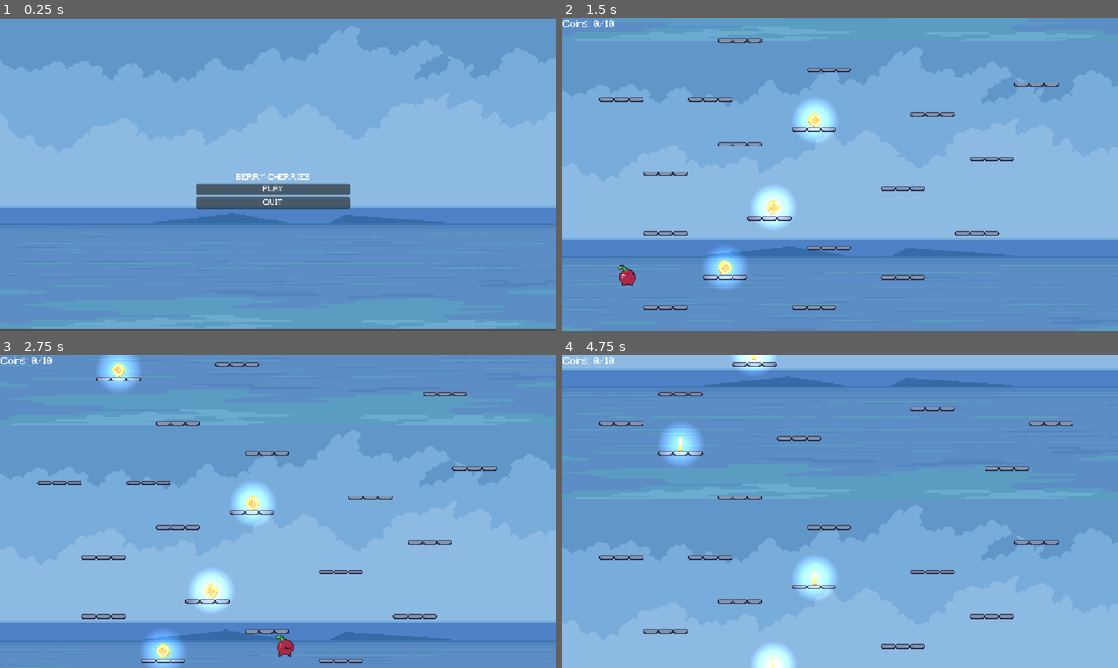
Above: before the commit, frames 1-4 (two rows, left to right).
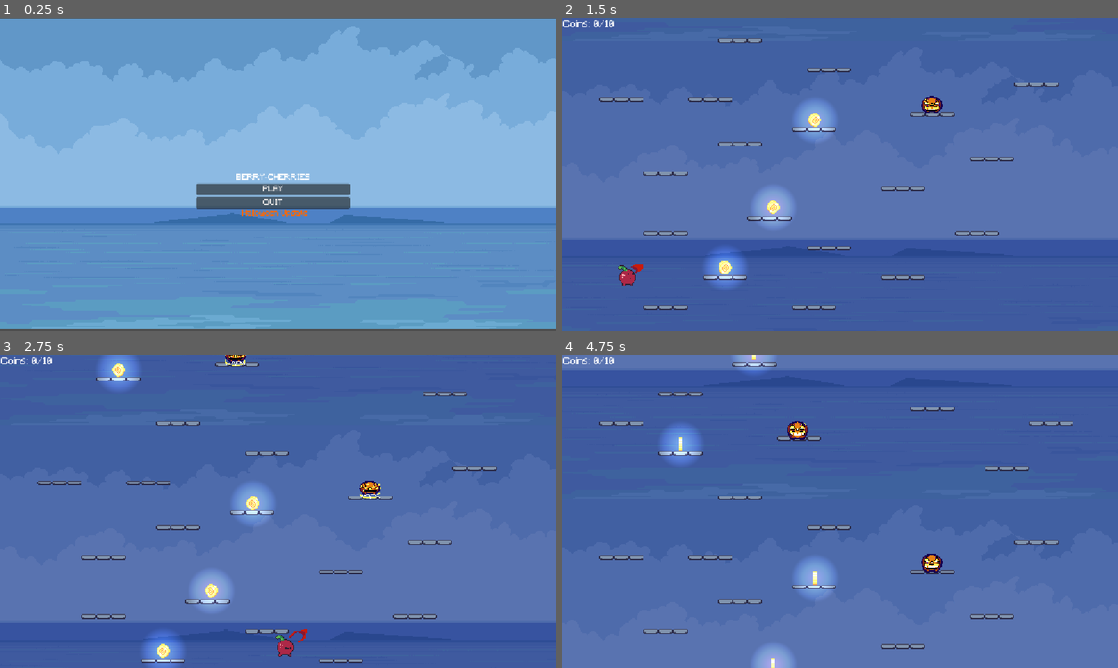
Above: after the commit, the same moments.

Repository: AhmedAlaa999/Collect-Cherries
Game: Godot game, scene res://main_menu.tscn
Same seed, same stepped clock (60 frames per second), same inputs: the game is played once before the commit and once after it. Sound files missing from this copy of the repository are replaced by a short silence.
Inputs (mouse positions are in pixels of both pictures, inside the frame that each line leads up to):
- Up to frame 1 (0.25 s): no input
- Up to frame 2 (1.5 s): click "PLAY" at 0.5 s; tap Enter (ui_accept) at 1.25 s; move the mouse to (962, 158) at 1.27 s; hold Right (ui_right) from 1.28 s (still down); tap Alt at 1.35 s; click (962, 158) at 1.42 s
- Up to frame 3 (2.75 s): keep holding Right (ui_right); tap Enter (ui_accept) at 1.52, 2.27 s; move the mouse to (166, 527) at 2.02 s; tap Shift at 2.1 s
- Up to frame 4 (4.75 s): move the mouse to (895, 442) at 2.77 s; release Right (ui_right) at 2.78 s; hold Left (ui_left) 2.78-3.53 s; tap Alt at 2.85, 4.35 s; move the mouse to (812, 574) at 3.52 s; hold Right (ui_right) from 3.53 s (still down); tap Shift at 3.6 s; click (812, 574) at 3.67 s; tap Enter (ui_accept) at 3.77, 4.52 s; move the mouse to (1006, 558) at 4.27 s

The runs differ from the first frame. In frame 1, 0.2% of the frame differs, in the area x 43-56%, y 61-64%; in frame 2, 97%; in frame 3, 97%; in frame 4, 98%, in the area x 0-100%, y 0-100%.

Commit message:
Halloween Update

Diff:
--- /dev/null
+++ b/Blood.tscn
@@ -0,0 +1,67 @@
+[gd_scene format=3 uid="uid://uxm6h0nhjl8t"]
+
+[ext_resource type="Texture2D" uid="uid://d2ajcpygckx8t" path="res://Halloween Special Effects/Halloween VFX 4.png" id="1_1a1fb"]
+
+[sub_resource type="AtlasTexture" id="AtlasTexture_e02v1"]
+atlas = ExtResource("1_1a1fb")
+region = Rect2(0, 0, 32, 32)
+
+[sub_resource type="AtlasTexture" id="AtlasTexture_rnrp1"]
+atlas = ExtResource("1_1a1fb")
+region = Rect2(32, 0, 32, 32)
+
+[sub_resource type="AtlasTexture" id="AtlasTexture_k0m7v"]
+atlas = ExtResource("1_1a1fb")
+region = Rect2(64, 0, 32, 32)
+
+[sub_resource type="AtlasTexture" id="AtlasTexture_rypj8"]
+atlas = ExtResource("1_1a1fb")
+region = Rect2(96, 0, 32, 32)
+
+[sub_resource type="AtlasTexture" id="AtlasTexture_rjfap"]
+atlas = ExtResource("1_1a1fb")
+region = Rect2(128, 0, 32, 32)
+
+[sub_resource type="AtlasTexture" id="AtlasTexture_rthfu"]
+atlas = ExtResource("1_1a1fb")
+region = Rect2(160, 0, 32, 32)
+
+[sub_resource type="AtlasTexture" id="AtlasTexture_n2lqn"]
+atlas = ExtResource("1_1a1fb")
+region = Rect2(192, 0, 32, 32)
+
+[sub_resource type="SpriteFrames" id="SpriteFrames_dv7cx"]
+animations = [{
+"frames": [{
+"duration": 1.0,
+"texture": SubResource("AtlasTexture_e02v1")
+}, {
+"duration": 1.0,
+"texture": SubResource("AtlasTexture_rnrp1")
+}, {
+"duration": 1.0,
+"texture": SubResource("AtlasTexture_k0m7v")
+}, {
+"duration": 1.0,
+"texture": SubResource("AtlasTexture_rypj8")
+}, {
+"duration": 1.0,
+"texture": SubResource("AtlasTexture_rjfap")
+}, {
+"duration": 1.0,
+"texture": SubResource("AtlasTexture_rthfu")
+}, {
+"duration": 1.0,
+"texture": SubResource("AtlasTexture_n2lqn")
+}],
+"loop": 1,
+"name": &"default",
+"speed": 7.0
+}]
+
+[node name="CharacterBody2D" type="CharacterBody2D" unique_id=1743768713]
+
+[node name="AnimatedSprite2D" type="AnimatedSprite2D" parent="." unique_id=147327274]
+sprite_frames = SubResource("SpriteFrames_dv7cx")
+autoplay = "default"
+frame_progress = 0.97041214
--- /dev/null
+++ b/Halo.tscn
@@ -0,0 +1,202 @@
+[gd_scene format=3 uid="uid://dn30ojdtaict6"]
+
+[ext_resource type="Texture2D" uid="uid://cxb3qipd0ml6s" path="res://Halloween Special Effects/Halloween VFX 1.png" id="1_yadg7"]
+
+[sub_resource type="AtlasTexture" id="AtlasTexture_jqktr"]
+atlas = ExtResource("1_yadg7")
+region = Rect2(0, 0, 48, 48)
+
+[sub_resource type="AtlasTexture" id="AtlasTexture_qsuek"]
+atlas = ExtResource("1_yadg7")
+region = Rect2(48, 0, 48, 48)
+
+[sub_resource type="AtlasTexture" id="AtlasTexture_gnpwn"]
+atlas = ExtResource("1_yadg7")
+region = Rect2(96, 0, 48, 48)
+
+[sub_resource type="AtlasTexture" id="AtlasTexture_a6q8h"]
+atlas = ExtResource("1_yadg7")
+region = Rect2(144, 0, 48, 48)
+
+[sub_resource type="AtlasTexture" id="AtlasTexture_yuu6l"]
+atlas = ExtResource("1_yadg7")
+region = Rect2(192, 0, 48, 48)
+
+[sub_resource type="AtlasTexture" id="AtlasTexture_cmb77"]
+atlas = ExtResource("1_yadg7")
+region = Rect2(240, 0, 48, 48)
+
+[sub_resource type="AtlasTexture" id="AtlasTexture_nu3ea"]
+atlas = ExtResource("1_yadg7")
+region = Rect2(288, 0, 48, 48)
+
+[sub_resource type="AtlasTexture" id="AtlasTexture_13mkg"]
+atlas = ExtResource("1_yadg7")
+region = Rect2(336, 0, 48, 48)
+
+[sub_resource type="AtlasTexture" id="AtlasTexture_inn0m"]
+atlas = ExtResource("1_yadg7")
+region = Rect2(384, 0, 48, 48)
+
+[sub_resource type="AtlasTexture" id="AtlasTexture_2djnv"]
+atlas = ExtResource("1_yadg7")
+region = Rect2(432, 0, 48, 48)
+
+[sub_resource type="AtlasTexture" id="AtlasTexture_i0q31"]
+atlas = ExtResource("1_yadg7")
+region = Rect2(480, 0, 48, 48)
+
+[sub_resource type="AtlasTexture" id="AtlasTexture_jdl81"]
+atlas = ExtResource("1_yadg7")
+region = Rect2(528, 0, 48, 48)
+
+[sub_resource type="AtlasTexture" id="AtlasTexture_2ug1u"]
+atlas = ExtResource("1_yadg7")
+region = Rect2(576, 0, 48, 48)
+
+[sub_resource type="AtlasTexture" id="AtlasTexture_4mt6y"]
+atlas = ExtResource("1_yadg7")
+region = Rect2(624, 0, 48, 48)
+
+[sub_resource type="AtlasTexture" id="AtlasTexture_4lehd"]
+atlas = ExtResource("1_yadg7")
+region = Rect2(672, 0, 48, 48)
+
+[sub_resource type="AtlasTexture" id="AtlasTexture_nm4uk"]
+atlas = ExtResource("1_yadg7")
+region = Rect2(720, 0, 48, 48)
+
+[sub_resource type="AtlasTexture" id="AtlasTexture_kj355"]
+atlas = ExtResource("1_yadg7")
+region = Rect2(768, 0, 48, 48)
+
+[sub_resource type="AtlasTexture" id="AtlasTexture_qava1"]
+atlas = ExtResource("1_yadg7")
+region = Rect2(816, 0, 48, 48)
+
+[sub_resource type="AtlasTexture" id="AtlasTexture_54yj5"]
+atlas = ExtResource("1_yadg7")
+region = Rect2(864, 0, 48, 48)
+
+[sub_resource type="AtlasTexture" id="AtlasTexture_7jmgo"]
+atlas = ExtResource("1_yadg7")
+region = Rect2(912, 0, 48, 48)
+
+[sub_resource type="AtlasTexture" id="AtlasTexture_4y8dy"]
+atlas = ExtResource("1_yadg7")
+region = Rect2(960, 0, 48, 48)
+
+[sub_resource type="AtlasTexture" id="AtlasTexture_qwe5q"]
+atlas = ExtResource("1_yadg7")
+region = Rect2(1008, 0, 48, 48)
+
+[sub_resource type="AtlasTexture" id="AtlasTexture_y73wq"]
+atlas = ExtResource("1_yadg7")
+region = Rect2(1056, 0, 48, 48)
+
+[sub_resource type="AtlasTexture" id="AtlasTexture_rodxr"]
+atlas = ExtResource("1_yadg7")
+region = Rect2(1104, 0, 48, 48)
+
+[sub_resource type="AtlasTexture" id="AtlasTexture_vn5n8"]
+atlas = ExtResource("1_yadg7")
+region = Rect2(1152, 0, 48, 48)
+
+[sub_resource type="AtlasTexture" id="AtlasTexture_tnaxv"]
+atlas = ExtResource("1_yadg7")
+region = Rect2(1200, 0, 48, 48)
+
+[sub_resource type="SpriteFrames" id="SpriteFrames_dv7cx"]
+animations = [{
+"frames": [{
+"duration": 1.0,
+"texture": SubResource("AtlasTexture_jqktr")
+}, {
+"duration": 1.0,
+"texture": SubResource("AtlasTexture_qsuek")
+}, {
+"duration": 1.0,
+"texture": SubResource("AtlasTexture_gnpwn")
+}, {
+"duration": 1.0,
+"texture": SubResource("AtlasTexture_a6q8h")
+}, {
+"duration": 1.0,
+"texture": SubResource("AtlasTexture_yuu6l")
+}, {
+"duration": 1.0,
+"texture": SubResource("AtlasTexture_cmb77")
+}, {
+"duration": 1.0,
+"texture": SubResource("AtlasTexture_nu3ea")
+}, {
+"duration": 1.0,
+"texture": SubResource("AtlasTexture_13mkg")
+}, {
+"duration": 1.0,
+"texture": SubResource("AtlasTexture_inn0m")
+}, {
+"duration": 1.0,
+"texture": SubResource("AtlasTexture_2djnv")
+}, {
+"duration": 1.0,
+"texture": SubResource("AtlasTexture_i0q31")
+}, {
+"duration": 1.0,
+"texture": SubResource("AtlasTexture_jdl81")
+}, {
+"duration": 1.0,
+"texture": SubResource("AtlasTexture_2ug1u")
+}, {
+"duration": 1.0,
+"texture": SubResource("AtlasTexture_4mt6y")
+}, {
+"duration": 1.0,
+"texture": SubResource("AtlasTexture_4lehd")
+}, {
+"duration": 1.0,
+"texture": SubResource("AtlasTexture_nm4uk")
+}, {
+"duration": 1.0,
+"texture": SubResource("AtlasTexture_kj355")
+}, {
+"duration": 1.0,
+"texture": SubResource("AtlasTexture_qava1")
+}, {
+"duration": 1.0,
+"texture": SubResource("AtlasTexture_54yj5")
+}, {
+"duration": 1.0,
+"texture": SubResource("AtlasTexture_7jmgo")
+}, {
+"duration": 1.0,
+"texture": SubResource("AtlasTexture_4y8dy")
+}, {
+"duration": 1.0,
+"texture": SubResource("AtlasTexture_qwe5q")
+}, {
+"duration": 1.0,
+"texture": SubResource("AtlasTexture_y73wq")
+}, {
+"duration": 1.0,
+"texture": SubResource("AtlasTexture_rodxr")
+}, {
+"duration": 1.0,
+"texture": SubResource("AtlasTexture_vn5n8")
+}, {
+"duration": 1.0,
+"texture": SubResource("AtlasTexture_tnaxv")
+}],
+"loop": 1,
+"name": &"default",
+"speed": 9.0
+}]
+
+[node name="CharacterBody2D" type="CharacterBody2D" unique_id=905250551]
+
+[node name="AnimatedSprite2D" type="AnimatedSprite2D" parent="." unique_id=666653608]
+position = Vector2(-10.5, 10)
+scale = Vector2(0.5625, 0.5833333)
+sprite_frames = SubResource("SpriteFrames_dv7cx")
+autoplay = "default"
+frame_progress = 0.46776277
--- a/main_map.tscn
+++ b/main_map.tscn
@@ -11,7 +11,9 @@
 [ext_resource type="AudioStream" uid="uid://vqdrbndc1qvd" path="res://Between The Dunes.mp3" id="4_ob7o4"]
 [ext_resource type="PackedScene" uid="uid://cjcwdw65xvk2k" path="res://coins.tscn" id="5_1ns3a"]
 [ext_resource type="Texture2D" uid="uid://buk1tjvum0rb3" path="res://HI/platform/platform.png" id="7_qu338"]
+[ext_resource type="PackedScene" uid="uid://uxm6h0nhjl8t" path="res://Blood.tscn" id="8_i4yi8"]
 [ext_resource type="FontFile" path="res://HI/Minecraft.ttf-b4cc597ac42d1410cc55dc192f0c0e34.fontdata" id="10_286o7"]
+[ext_resource type="PackedScene" uid="uid://dn30ojdtaict6" path="res://Halo.tscn" id="13_dt6kx"]
 
 [sub_resource type="TileSetAtlasSource" id="TileSetAtlasSource_km2bi"]
 texture = ExtResource("1_dyl4d")
@@ -67,12 +69,22 @@
 scale = Vector2(1.1076388, 1.095679)
 texture = ExtResource("1_5hk42")
 
+[node name="ColorRect" type="ColorRect" parent="." unique_id=745885838]
+offset_left = -395.0
+offset_top = -1185.0
+offset_right = 886.0
+offset_bottom = 63.0
+color = Color(0.09803922, 0.09803922, 0.4392157, 0.4392157)
+
 [node name="Ground" type="TileMapLayer" parent="." unique_id=917345760]
 tile_map_data = PackedByteArray("AAAAAAAAAQAAAAAAAAABAAAAAQAAAAAAAAACAAAAAQAAAAAAAAADAAAAAQAAAAAAAAAEAAAAAQAAAAAAAAAFAA …(528 unchanged characters)…
 tile_set = SubResource("TileSet_dv7cx")
 
 [node name="CherryGuy" parent="." unique_id=1780845050 instance=ExtResource("2_km2bi")]
 position = Vector2(-7, -1)
+
+[node name="CharacterBody2D6" parent="CherryGuy" unique_id=1743768713 instance=ExtResource("8_i4yi8")]
+position = Vector2(39, -20)
 
 [node name="Camera2D" type="Camera2D" parent="." unique_id=1872003413]
 offset = Vector2(292.06, -152.14)
@@ -131,3 +143,18 @@
 theme_override_fonts/font = ExtResource("10_286o7")
 theme_override_font_sizes/font_size = 20
 text = "Coins: 0/10"
+
+[node name="CharacterBody2D" parent="." unique_id=905250551 instance=ExtResource("13_dt6kx")]
+position = Vector2(402, -274)
+
+[node name="CharacterBody2D2" parent="." unique_id=1343876302 instance=ExtResource("13_dt6kx")]
+position = Vector2(257, -417)
+
+[node name="CharacterBody2D3" parent="." unique_id=546379585 instance=ExtResource("13_dt6kx")]
+position = Vector2(384, -610)
+
+[node name="CharacterBody2D4" parent="." unique_id=1301016791 instance=ExtResource("13_dt6kx")]
+position = Vector2(403, -850)
+
+[node name="CharacterBody2D5" parent="." unique_id=284653035 instance=ExtResource("13_dt6kx")]
+position = Vector2(77, -914)
--- a/main_menu.tscn
+++ b/main_menu.tscn
@@ -48,3 +48,13 @@
 [node name="AudioStreamPlayer" type="AudioStreamPlayer" parent="." unique_id=1221758769]
 stream = ExtResource("3_fu7sn")
 autoplay = true
+
+[node name="Label" type="Label" parent="." unique_id=464649399]
+layout_mode = 0
+offset_left = 501.0
+offset_top = 397.0
+offset_right = 637.0
+offset_bottom = 420.0
+theme_override_colors/font_color = Color(1, 0.40784314, 0, 1)
+theme_override_fonts/font = ExtResource("2_7vrkn")
+text = "Halloween Update"
Binary file added: Halloween Special Effects/Halloween VFX 1.png
Not shown, added: Halloween Special Effects/Halloween VFX 1.png.import
Binary file added: Halloween Special Effects/Halloween VFX 2.png
Not shown, added: Halloween Special Effects/Halloween VFX 2.png.import
Binary file added: Halloween Special Effects/Halloween VFX 3.png
Not shown, added: Halloween Special Effects/Halloween VFX 3.png.import
Binary file added: Halloween Special Effects/Halloween VFX 4.png
Not shown, added: Halloween Special Effects/Halloween VFX 4.png.import
Binary file added: Halloween Special Effects/Halloween VFX 5.png
Not shown, added: Halloween Special Effects/Halloween VFX 5.png.import
Not shown, added: export_presets.cfg
